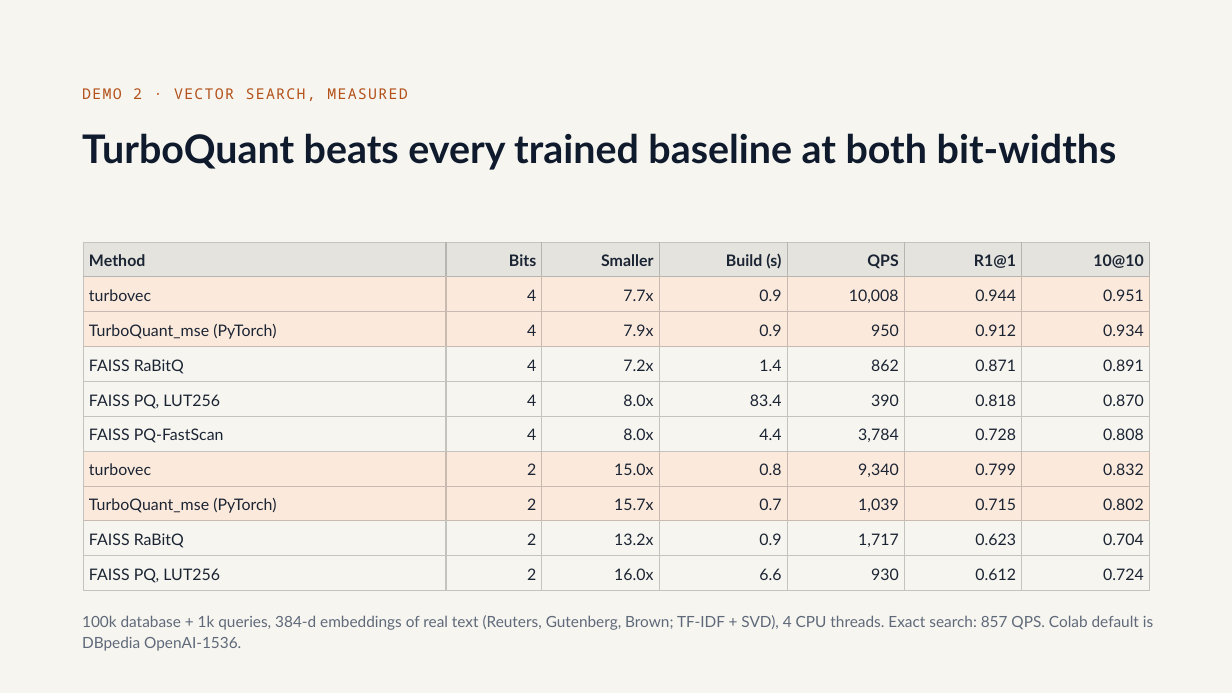
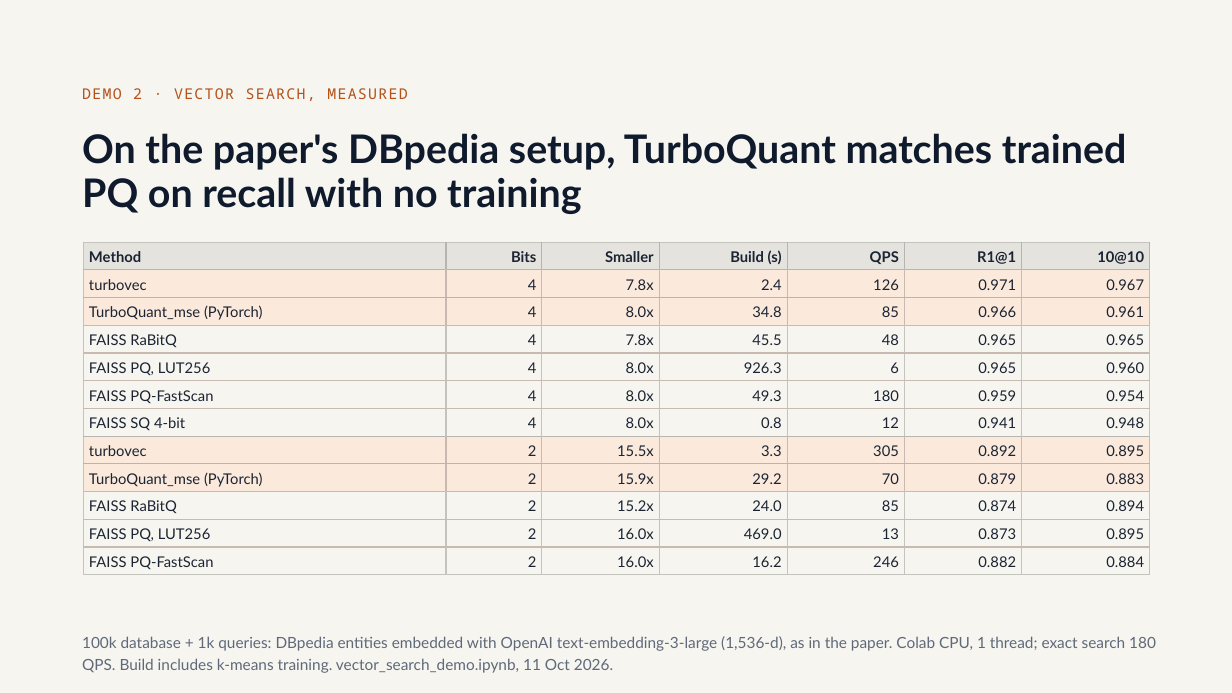
Before and after one commit to olonok69/ML_TurboQuant, a slide deck: slide 23 of docs/TurboQuant.pptx (slide 20 before the commit). Drawn at 1232x693 pixels with LibreOffice and Linux fonts; fonts in the diff are those of the drawing. Boxes give left, top, right and bottom in pixels: in the first picture for what was removed or moved away, otherwise in the second. Text is boxed around its words. In the diff, an @@ line names an element or a change of style, - is before the commit and + after.

Commit message:
Bring docs and deck in line with the Colab runs of the two demos
- Notebooks: load WikiText-2 from Salesforce/wikitext, make both run on
  their own (install cells, %%writefile of the current turboquant_core.py),
  correct the model-change explanation and the stale or overstated
  markdown; outputs kept as run.
- build_notebooks.py now exports the two demo notebooks to .py instead of
  overwriting them; .py versions re-exported.
- Deck: Llama-3.1-8B setup, new Demo 1 slides (theory check, needle,
  quality and speed), measured memory, DBpedia results for Demo 2.
- Guides EN/ES, README, handoff and figure 14: Colab results replace the
  sandbox numbers; slide numbers updated.

```diff
--- a/docs/TurboQuant.pptx
+++ b/docs/TurboQuant.pptx
@@ title at bbox=[82, 133, 1127, 214]: text changed @@
-TurboQuant beats every trained baseline at both bit-widths
+On the paper's DBpedia setup, TurboQuant matches trained PQ on recall with no training
@@ table at bbox=[83, 242, 1151, 575] @@
-row 2: turbovec | 4 | 7.7x | 0.9 | 10,008 | 0.944 | 0.951
-row 3: TurboQuant_mse (PyTorch) | 4 | 7.9x | 0.9 | 950 | 0.912 | 0.934
-row 4: FAISS RaBitQ | 4 | 7.2x | 1.4 | 862 | 0.871 | 0.891
-row 5: FAISS PQ, LUT256 | 4 | 8.0x | 83.4 | 390 | 0.818 | 0.870
-row 6: FAISS PQ-FastScan | 4 | 8.0x | 4.4 | 3,784 | 0.728 | 0.808
-row 7: turbovec | 2 | 15.0x | 0.8 | 9,340 | 0.799 | 0.832
-row 8: TurboQuant_mse (PyTorch) | 2 | 15.7x | 0.7 | 1,039 | 0.715 | 0.802
-row 9: FAISS RaBitQ | 2 | 13.2x | 0.9 | 1,717 | 0.623 | 0.704
-row 10: FAISS PQ, LUT256 | 2 | 16.0x | 6.6 | 930 | 0.612 | 0.724
+row 2: turbovec | 4 | 7.8x | 2.4 | 126 | 0.971 | 0.967
+row 3: TurboQuant_mse (PyTorch) | 4 | 8.0x | 34.8 | 85 | 0.966 | 0.961
+row 4: FAISS RaBitQ | 4 | 7.8x | 45.5 | 48 | 0.965 | 0.965
+row 5: FAISS PQ, LUT256 | 4 | 8.0x | 926.3 | 6 | 0.965 | 0.960
+row 6: FAISS PQ-FastScan | 4 | 8.0x | 49.3 | 180 | 0.959 | 0.954
+row 7: FAISS SQ 4-bit | 4 | 8.0x | 0.8 | 12 | 0.941 | 0.948
+row 8: turbovec | 2 | 15.5x | 3.3 | 305 | 0.892 | 0.895
+row 9: TurboQuant_mse (PyTorch) | 2 | 15.9x | 29.2 | 70 | 0.879 | 0.883
+row 10: FAISS RaBitQ | 2 | 15.2x | 24.0 | 85 | 0.874 | 0.894
+row 11: FAISS PQ, LUT256 | 2 | 16.0x | 469.0 | 13 | 0.873 | 0.895
+row 12: FAISS PQ-FastScan | 2 | 16.0x | 16.2 | 246 | 0.882 | 0.884
@@ text at bbox=[82, 636, 1156, 673]: text changed @@
-100k database + 1k queries, 384-d embeddings of real text (Reuters, Gutenberg, Brown; TF-IDF + SVD), 4 CPU threads. Exact search: 857 QPS. Colab default is DBpedia OpenAI-1536.
+100k database + 1k queries: DBpedia entities embedded with OpenAI text-embedding-3-large (1,536-d), as in the paper. Colab CPU, 1 thread; exact search 180 QPS. Build includes k-means training. vector_search_demo.ipynb, 11 Oct 2026.
```
Also in this commit, not shown: 4 other slides changed, 3 slides added, 12 other files.
